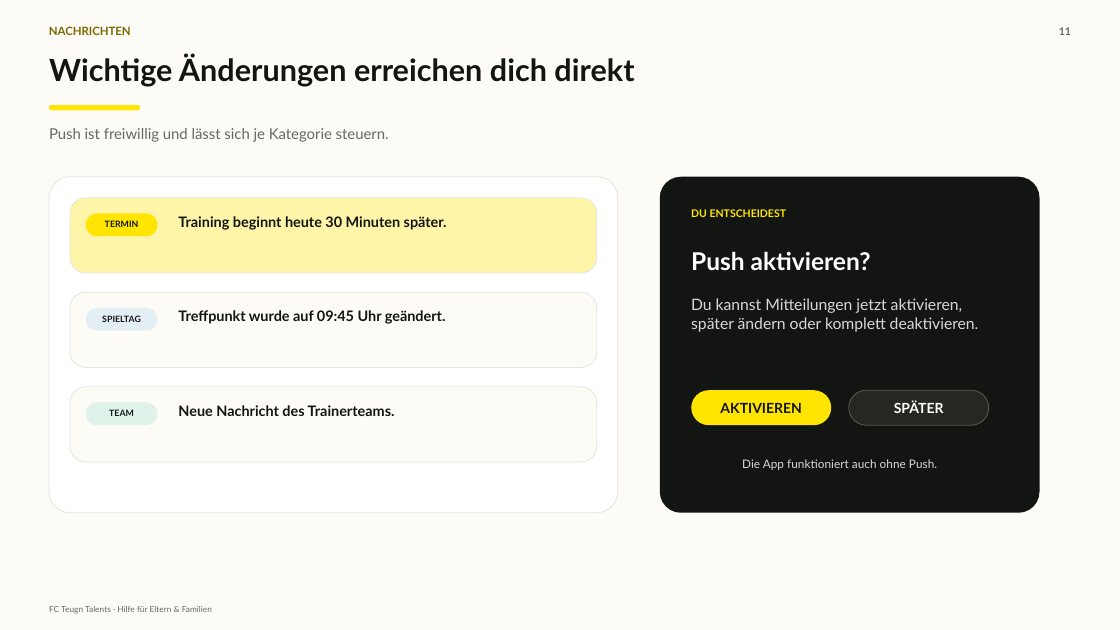
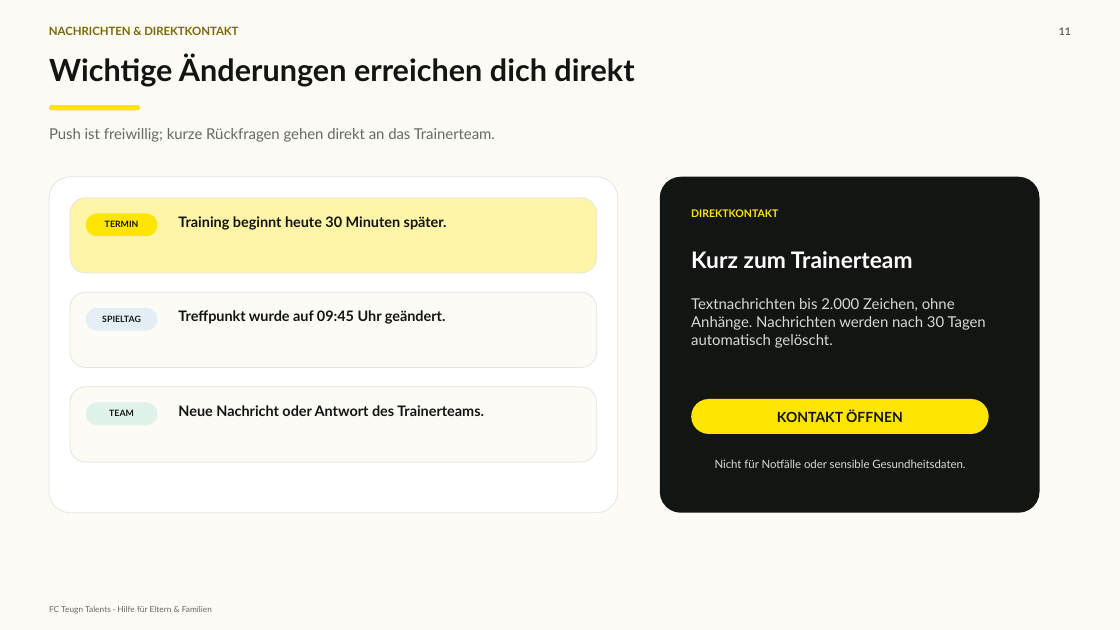
Before and after one commit to tbauer-oss/FC-Teugn, a slide deck: slide 11 of Schulungsunterlagen/Eltern-Hilfe/FC-Teugn-Talents_Eltern-Hilfe.pptx. Drawn at 1120x630 pixels with LibreOffice and Linux fonts; fonts in the diff are those of the drawing. Boxes give left, top, right and bottom in pixels: in the first picture for what was removed or moved away, otherwise in the second. Text is boxed around its words. In the diff, an @@ line names an element or a change of style, - is before the commit and + after.

```diff
--- a/Schulungsunterlagen/Eltern-Hilfe/FC-Teugn-Talents_Eltern-Hilfe.pptx
+++ b/Schulungsunterlagen/Eltern-Hilfe/FC-Teugn-Talents_Eltern-Hilfe.pptx
@@ text at (x1=49, y1=26, x2=238, y2=35): text changed @@
-NACHRICHTEN
+NACHRICHTEN & DIREKTKONTAKT
@@ text at (x1=49, y1=128, x2=495, y2=142): text changed @@
-Push ist freiwillig und lässt sich je Kategorie steuern.
+Push ist freiwillig; kurze Rückfragen gehen direkt an das Trainerteam.
@@ text at (x1=691, y1=209, x2=778, y2=217): text changed @@
-DU ENTSCHEIDEST
+DIREKTKONTAKT
@@ text at (x1=691, y1=251, x2=913, y2=268): text changed; size 21 to 19.5 pt @@
-Push aktivieren?
+Kurz zum Trainerteam
@@ text at (x1=691, y1=298, x2=986, y2=348): text changed; size 13.5 to 12.8 pt @@
-Du kannst Mitteilungen jetzt aktivieren, später ändern oder komplett deaktivieren.
+Textnachrichten bis 2.000 Zeichen, ohne Anhänge. Nachrichten werden nach 30 Tagen automatisch gelöscht.
@@ text at (x1=178, y1=405, x2=484, y2=416): text changed @@
-Neue Nachricht des Trainerteams.
+Neue Nachricht oder Antwort des Trainerteams.
@@ rounded rectangle resized from (x1=691, y1=391, x2=832, y2=426) to (x1=691, y1=399, x2=989, y2=434) @@
@@ text at (x1=777, y1=409, x2=903, y2=422): text changed @@
-AKTIVIEREN
+KONTAKT ÖFFNEN
@@ rounded rectangle removed at (x1=849, y1=391, x2=989, y2=426) @@
@@ text removed at (x1=894, y1=401, x2=944, y2=413) @@
-SPÄTER
@@ text added at (x1=715, y1=459, x2=965, y2=468), 9.8 pt, text #D7D9D2 @@
+Nicht für Notfälle oder sensible Gesundheitsdaten.
@@ text removed at (x1=742, y1=459, x2=937, y2=470) @@
-Die App funktioniert auch ohne Push.
```
Also in this commit, not shown: 6 other slides changed, 21 other files.
